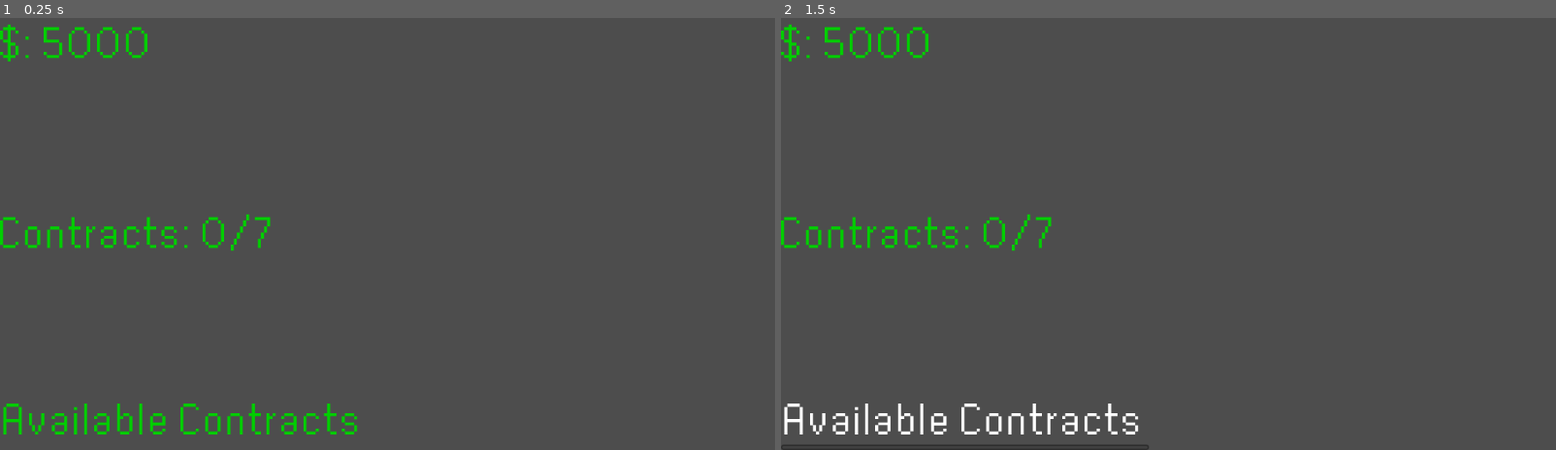
Above: before the commit, frames 1-2 (left to right).
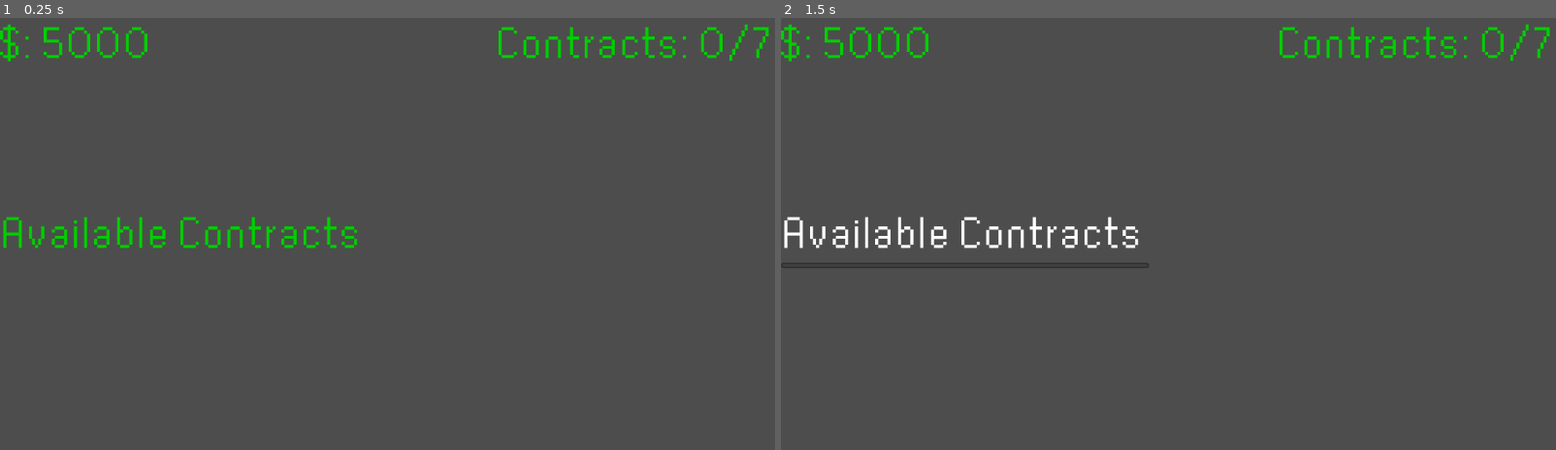
Above: after the commit, the same moments.

Repository: megajolt/Alchemist-Trade-Ltd.
Game: Godot game, scene res://HUD.tscn
The game is run twice, just before and just after one commit, with the same random seed, the same clock (stepped at 60 frames per second) and the same inputs. This scene is started directly instead of the project's main scene.
Inputs:
- Up to frame 1 (0.25 s): no input
- Up to frame 2 (1.5 s): click "Available Contracts" at 0.5 s; tap Enter at 1.25 s; hold Right (rotateRight) from 1.28 s (still down)

The runs differ from the first frame. In frame 1, 2.9% of the frame differs, in the area x 0-100%, y 1-97%; in frame 2, 3.5%, in the area x 0-100%, y 1-100%.

Commit message:
Small Changes

Diff:
--- a/HUD.tscn
+++ b/HUD.tscn
@@ -21,13 +21,12 @@
 
 [node name="Fulfilled Contracts" type="Label" parent="."]
 layout_mode = 1
-anchors_preset = 4
-anchor_top = 0.5
-anchor_bottom = 0.5
-offset_top = -41.5
-offset_right = 411.0
-offset_bottom = 41.5
-grow_vertical = 2
+anchors_preset = 1
+anchor_left = 1.0
+anchor_right = 1.0
+offset_left = -411.0
+offset_bottom = 83.0
+grow_horizontal = 0
 theme_override_colors/font_color = Color(0, 0.811765, 0, 1)
 theme_override_colors/font_outline_color = Color(1, 1, 1, 1)
 theme_override_fonts/font = ExtResource("1_t8ps4")
@@ -36,12 +35,13 @@
 
 [node name="Available Contracts" type="MenuButton" parent="."]
 layout_mode = 1
-anchors_preset = 2
-anchor_top = 1.0
-anchor_bottom = 1.0
-offset_top = -91.0
+anchors_preset = 4
+anchor_top = 0.5
+anchor_bottom = 0.5
+offset_top = -45.5
 offset_right = 547.0
-grow_vertical = 0
+offset_bottom = 45.5
+grow_vertical = 2
 theme_override_colors/font_color = Color(0, 0.811765, 0, 1)
 theme_override_fonts/font = ExtResource("1_t8ps4")
 theme_override_font_sizes/font_size = 64
